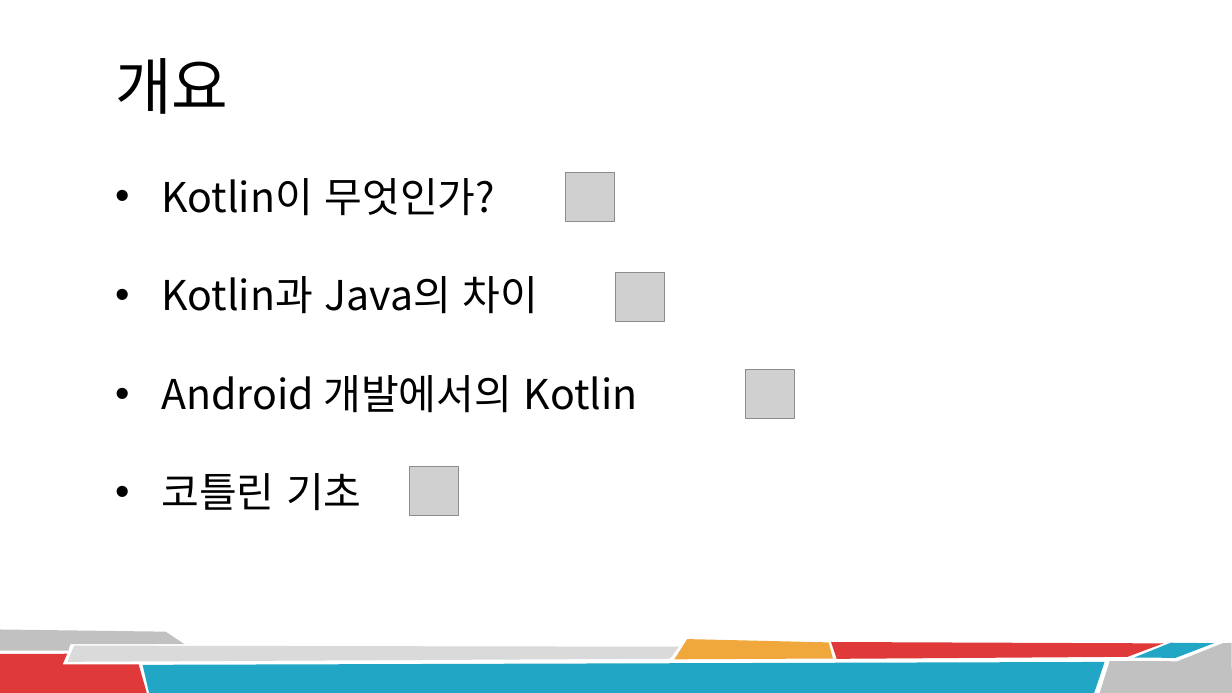
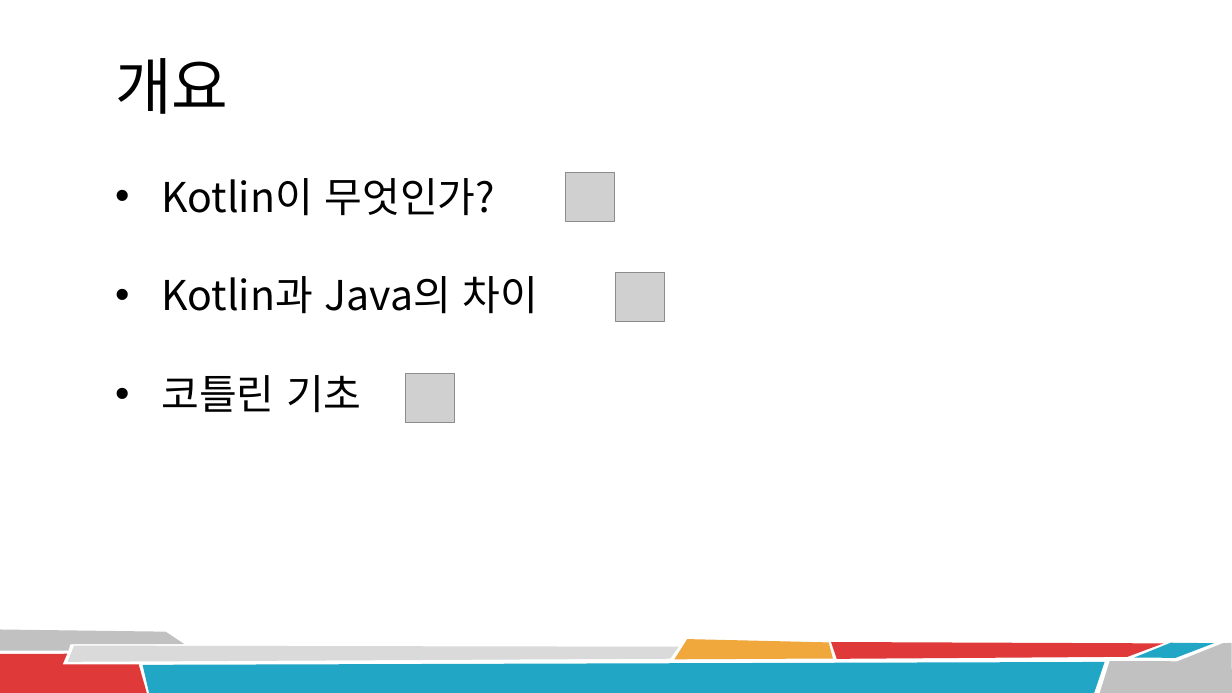
Before and after one commit to DGSW-Android-Study/DGSW-Android-6th, a slide deck: slide 2 of 2022-05-15/김도현/안드 스터디 - 코틀린.pptx. Drawn at 1232x693 pixels with LibreOffice and Linux fonts; fonts in the diff are those of the drawing; grey boxes stand for pictures. Boxes give left, top, right and bottom in pixels: in the first picture for what was removed or moved away, otherwise in the second. Text is boxed around its words. In the diff, an @@ line names an element or a change of style, - is before the commit and + after.

```diff
--- a/2022-05-15/김도현/안드 스터디 - 코틀린.pptx
+++ b/2022-05-15/김도현/안드 스터디 - 코틀린.pptx
@@ text at bbox=[161, 375, 638, 413]: paragraph removed @@
-• Android 개발에서의 Kotlin
@@ picture: place and size @@
-picture at bbox=[409, 467, 458, 516]
+picture at bbox=[406, 373, 455, 422]
@@ picture removed at bbox=[746, 370, 795, 419] @@
```
Also in this commit, not shown: 5 other slides changed, 2 slides added.
